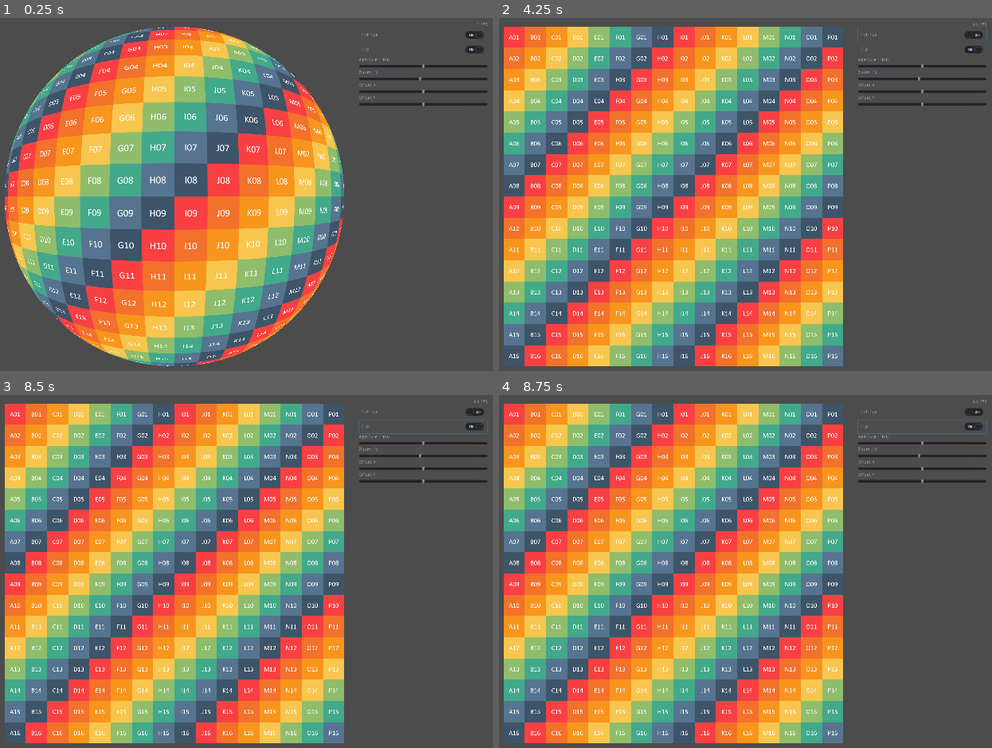
Above: before the commit, frames 1-4 (two rows, left to right).
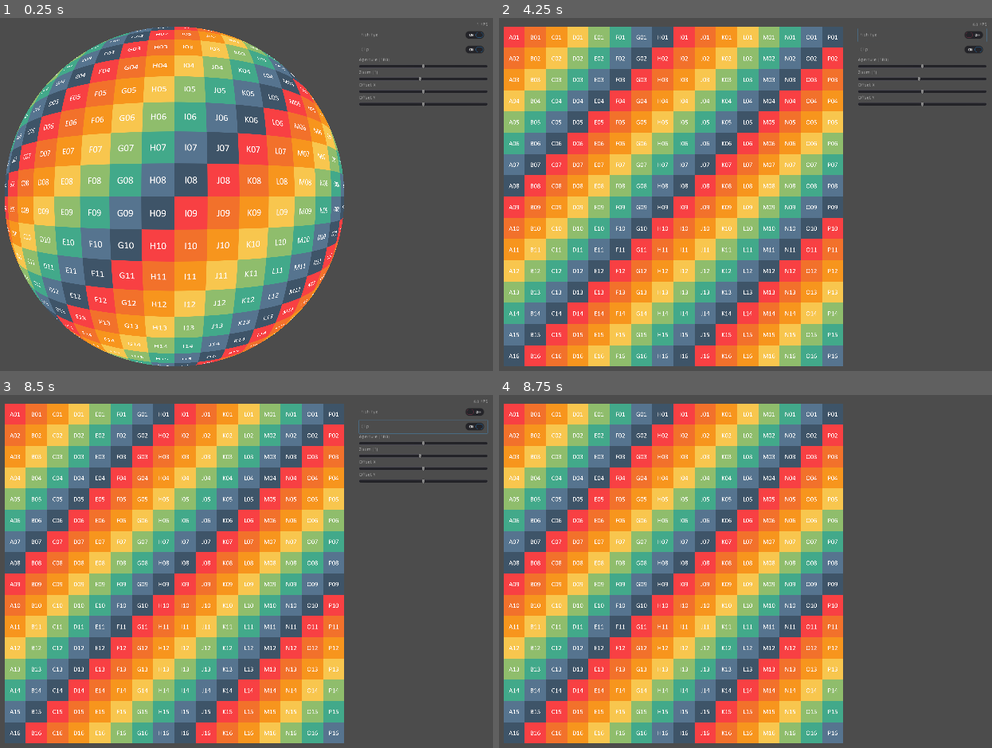
Above: after the commit, the same moments.

Repository: SilentByte/artai
Game: Godot game, scene res://scenes/main/main.tscn
Two runs of this game, one before a commit and one after it. Both use one fixed random seed, a clock stepped at 60 frames per second and the inputs below.
Inputs:
- Up to frame 1 (0.25 s): no input
- Up to frame 2 (4.25 s): click "Fish Eye" at 0.5 s; click "Clip" at 1.25 s; click "Fish Eye" at 2 s; click "Clip" at 2.75 s; click "Fish Eye" at 3.5 s
- Up to frame 3 (8.5 s): click "Clip" at 4.25 s; tap Enter at 5, 6.5, 8 s; tap Space at 5.75, 7.25 s
- Up to frame 4 (8.75 s): tap F12 (ui_toggle_controls, bound only after the commit) at 8.65 s

Frames 1-3 are identical in both runs. In frame 4, 1.0% of the frame differs, in the area x 72-100%, y 1-26%.

Commit message:
Add shortcut to toggle controls

Diff:
--- a/renderer/project.godot
+++ b/renderer/project.godot
@@ -27,6 +27,14 @@
 window/stretch/mode="2d"
 window/stretch/aspect="keep"
 
+[input]
+
+ui_toggle_controls={
+"deadzone": 0.5,
+"events": [ Object(InputEventKey,"resource_local_to_scene":false,"resource_name":"","device":0,"alt":false,"shift":false,"control":false,"meta":false,"command":false,"pressed":false,"scancode":16777255,"unicode":0,"echo":false,"script":null)
+ ]
+}
+
 [physics]
 
 common/enable_pause_aware_picking=true
--- a/renderer/scenes/main/main.gd
+++ b/renderer/scenes/main/main.gd
@@ -1,20 +1,21 @@
 extends Node2D
 
 onready var artai = $ArtAI
+onready var controls_container = $Controls
 
-onready var fps_label = $MarginContainer/VBoxContainer/FPSLabel
+onready var fps_label = $Controls/VBox/FPSLabel
 
-onready var fish_eye_switch = $MarginContainer/VBoxContainer/FishEyeSwitch
-onready var clip_switch = $MarginContainer/VBoxContainer/ClipSwitch
+onready var fish_eye_switch = $Controls/VBox/FishEyeSwitch
+onready var clip_switch = $Controls/VBox/ClipSwitch
 
-onready var aperture_label = $MarginContainer/VBoxContainer/ApertureLabel
-onready var aperture_slider = $MarginContainer/VBoxContainer/ApertureSlider
+onready var aperture_label = $Controls/VBox/ApertureLabel
+onready var aperture_slider = $Controls/VBox/ApertureSlider
 
-onready var zoom_label = $MarginContainer/VBoxContainer/ZoomLabel
-onready var zoom_slider = $MarginContainer/VBoxContainer/ZoomSlider
+onready var zoom_label = $Controls/VBox/ZoomLabel
+onready var zoom_slider = $Controls/VBox/ZoomSlider
 
-onready var offset_x_slider = $MarginContainer/VBoxContainer/OffsetXSlider
-onready var offset_y_slider = $MarginContainer/VBoxContainer/OffsetYSlider
+onready var offset_x_slider = $Controls/VBox/OffsetXSlider
+onready var offset_y_slider = $Controls/VBox/OffsetYSlider
 
 func _ready() -> void:
     aperture_slider.value = Globals.aperture
@@ -22,6 +23,8 @@
     clip_switch.pressed = Globals.clip
 
 func _process(delta: float) -> void:
+    controls_container.visible = Globals.controls_visible
+
     fps_label.text = '%s FPS' % Engine.get_frames_per_second()
 
     Globals.fish_eye = fish_eye_switch.pressed
@@ -38,3 +41,7 @@
         offset_x_slider.value * 1920 + 1920 / 2,
         offset_y_slider.value * 1080 + 1080 / 2
     )
+
+func _unhandled_input(event: InputEvent) -> void:
+    if Input.is_action_just_pressed("ui_toggle_controls"):
+        Globals.controls_visible = not Globals.controls_visible
--- a/renderer/scenes/main/main.tscn
+++ b/renderer/scenes/main/main.tscn
@@ -9,7 +9,7 @@
 [node name="ArtAI" parent="." instance=ExtResource( 1 )]
 position = Vector2( 960, 540 )
 
-[node name="MarginContainer" type="MarginContainer" parent="."]
+[node name="Controls" type="MarginContainer" parent="."]
 margin_left = 1500.0
 margin_right = 1920.0
 margin_bottom = 1080.0
@@ -21,7 +21,7 @@
 "_edit_use_anchors_": false
 }
 
-[node name="VBoxContainer" type="VBoxContainer" parent="MarginContainer"]
+[node name="VBox" type="VBoxContainer" parent="Controls"]
 margin_left = 16.0
 margin_top = 16.0
 margin_right = 404.0
@@ -32,27 +32,27 @@
 "_edit_use_anchors_": false
 }
 
-[node name="FPSLabel" type="Label" parent="MarginContainer/VBoxContainer"]
+[node name="FPSLabel" type="Label" parent="Controls/VBox"]
 margin_right = 388.0
 margin_bottom = 14.0
 text = "FPS"
 align = 2
 
-[node name="FishEyeSwitch" type="CheckButton" parent="MarginContainer/VBoxContainer"]
+[node name="FishEyeSwitch" type="CheckButton" parent="Controls/VBox"]
 margin_top = 18.0
 margin_right = 388.0
 margin_bottom = 58.0
 pressed = true
 text = "Fish Eye"
 
-[node name="ClipSwitch" type="CheckButton" parent="MarginContainer/VBoxContainer"]
+[node name="ClipSwitch" type="CheckButton" parent="Controls/VBox"]
 margin_top = 62.0
 margin_right = 388.0
 margin_bottom = 102.0
 pressed = true
 text = "Clip"
 
-[node name="ApertureLabel" type="Label" parent="MarginContainer/VBoxContainer"]
+[node name="ApertureLabel" type="Label" parent="Controls/VBox"]
 margin_top = 106.0
 margin_right = 388.0
 margin_bottom = 120.0
@@ -61,13 +61,13 @@
 "_edit_use_anchors_": false
 }
 
-[node name="ApertureSlider" type="HSlider" parent="MarginContainer/VBoxContainer"]
+[node name="ApertureSlider" type="HSlider" parent="Controls/VBox"]
 margin_top = 124.0
 margin_right = 388.0
 margin_bottom = 140.0
 max_value = 360.0
 
-[node name="ZoomLabel" type="Label" parent="MarginContainer/VBoxContainer"]
+[node name="ZoomLabel" type="Label" parent="Controls/VBox"]
 margin_top = 144.0
 margin_right = 388.0
 margin_bottom = 158.0
@@ -76,7 +76,7 @@
 "_edit_use_anchors_": false
 }
 
-[node name="ZoomSlider" type="HSlider" parent="MarginContainer/VBoxContainer"]
+[node name="ZoomSlider" type="HSlider" parent="Controls/VBox"]
 margin_top = 162.0
 margin_right = 388.0
 margin_bottom = 178.0
@@ -85,7 +85,7 @@
 step = 0.01
 value = 0.1
 
-[node name="OffsetXLabel" type="Label" parent="MarginContainer/VBoxContainer"]
+[node name="OffsetXLabel" type="Label" parent="Controls/VBox"]
 margin_top = 182.0
 margin_right = 388.0
 margin_bottom = 196.0
@@ -94,7 +94,7 @@
 "_edit_use_anchors_": false
 }
 
-[node name="OffsetXSlider" type="HSlider" parent="MarginContainer/VBoxContainer"]
+[node name="OffsetXSlider" type="HSlider" parent="Controls/VBox"]
 margin_top = 200.0
 margin_right = 388.0
 margin_bottom = 216.0
@@ -102,7 +102,7 @@
 max_value = 1.0
 step = 0.01
 
-[node name="OffsetYLabel" type="Label" parent="MarginContainer/VBoxContainer"]
+[node name="OffsetYLabel" type="Label" parent="Controls/VBox"]
 margin_top = 220.0
 margin_right = 388.0
 margin_bottom = 234.0
@@ -111,7 +111,7 @@
 "_edit_use_anchors_": false
 }
 
-[node name="OffsetYSlider" type="HSlider" parent="MarginContainer/VBoxContainer"]
+[node name="OffsetYSlider" type="HSlider" parent="Controls/VBox"]
 margin_top = 238.0
 margin_right = 388.0
 margin_bottom = 254.0
--- a/renderer/scripts/globals.gd
+++ b/renderer/scripts/globals.gd
@@ -1,5 +1,6 @@
 extends Node
 
+var controls_visible = true
 var fish_eye = true
 var clip = true
 var aperture = 180
